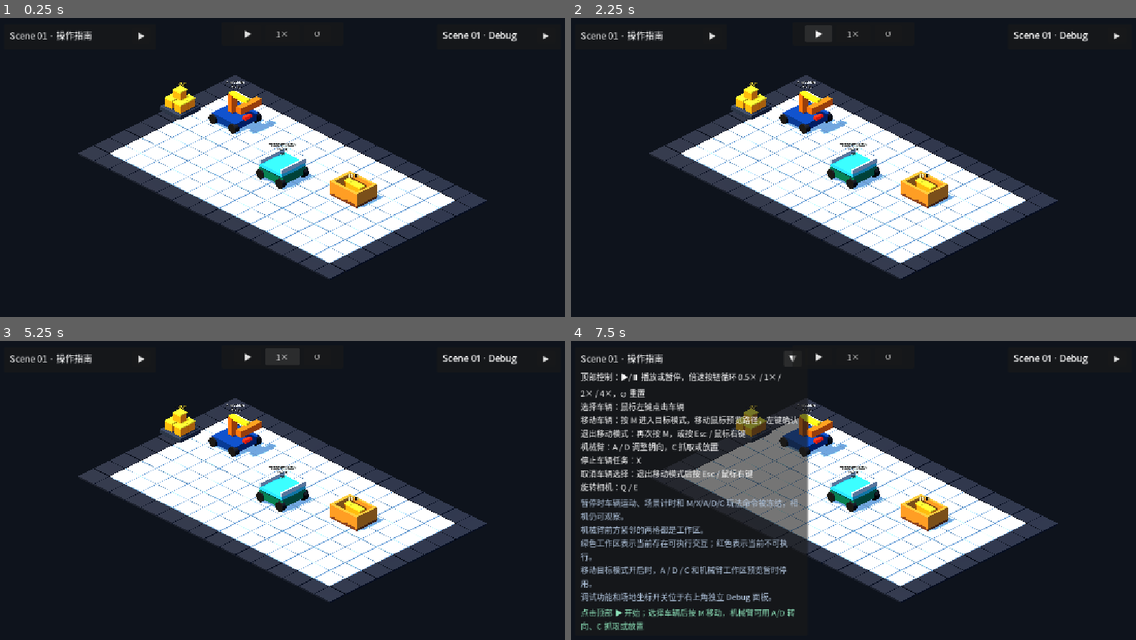
Above: before the commit, frames 1-4 (two rows, left to right).
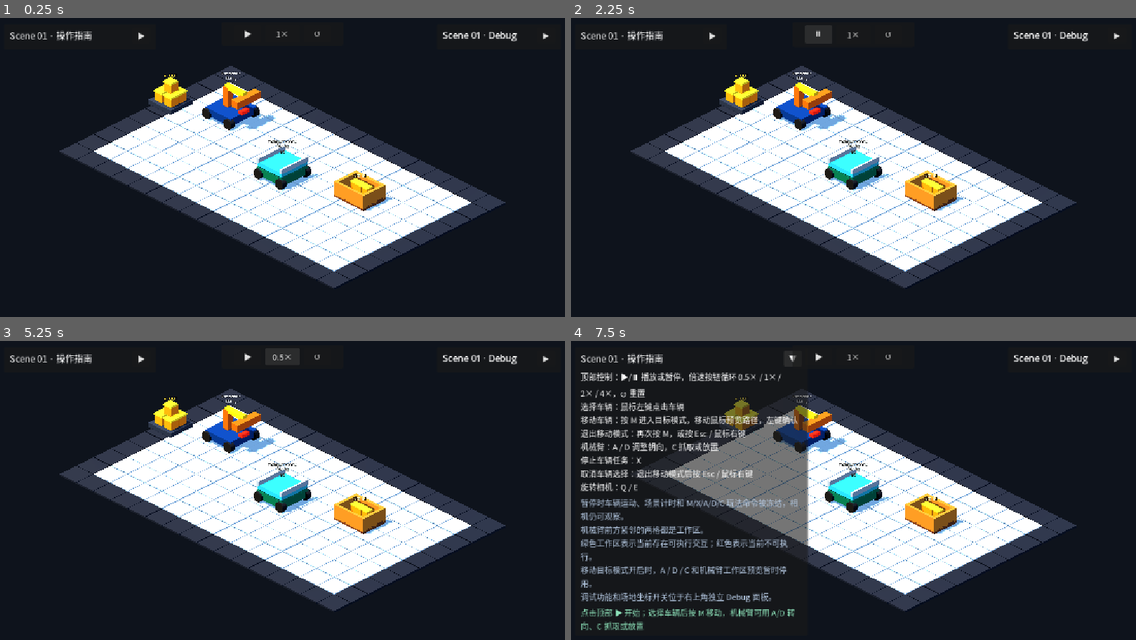
Above: after the commit, the same moments.

Repository: Ri0n72Y/automata
Game: Godot game, scene res://scenes/scene_01/scene_01_basic_packing.tscn
Same seed, same stepped clock (60 frames per second), same inputs: the game is played once before the commit and once after it.
Inputs:
- Up to frame 1 (0.25 s): no input
- Up to frame 2 (2.25 s): click "▶" at 0.5 s; click "▼" at 1.25 s; click "▶" at 2 s
- Up to frame 3 (5.25 s): click "▶" (after the commit: "⏸") at 2.75 s; click "1×" at 3.5 s; click "1×" (after the commit: "2×") at 4.25 s; click "1×" (after the commit: "4×") at 5 s
- Up to frame 4 (7.5 s): click "1×" (after the commit: "0.5×") at 5.75 s; click "↺" at 6.5 s; click "▶" at 7.25 s

The runs differ from the first frame. In frame 1, 12% of the frame differs, in the area x 10-90%, y 16-91%; in frame 2, 12%, in the area x 10-90%, y 4-91%; in frame 3, 12%; in frame 4, 10%.
Error before the commit: Parse Error: Too many arguments for "reset()" call. Expected at most 0 but received 1. (res://scripts/scene_01/scene_01_mission_controller.gd:39)

Commit message:
[codex]refactor(scene-01): keep lifecycle projection in mission controller

Diff:
--- a/scripts/scene_01/scene_01_mission_controller.gd
+++ b/scripts/scene_01/scene_01_mission_controller.gd
@@ -12,14 +12,16 @@
 
 
 func _ready() -> void:
-	_connect_mission_signals()
+	_mission_state.completed.connect(_on_mission_completed)
 	super._ready()
 	_bind_standard_box()
 	_evaluate_mission_completion()
 
 
 func get_mission_state() -> int:
-	return int(_mission_state.get_state(get_lifecycle_state()))
+	if _mission_state.is_completed():
+		return MissionStateScript.State.COMPLETED
+	return _project_lifecycle_state(get_lifecycle_state())
 
 
 func is_mission_completed() -> bool:
@@ -36,11 +38,20 @@
 
 func _on_lifecycle_state_changed(previous_state: int, current_state: int) -> void:
 	if current_state == LifecycleStateScript.State.READY and _mission_state.is_completed():
-		_mission_state.reset(current_state)
+		_mission_state.reset()
+		mission_state_changed.emit(
+			MissionStateScript.State.COMPLETED,
+			MissionStateScript.State.READY
+		)
 		super._on_lifecycle_state_changed(previous_state, current_state)
 		return
+
 	super._on_lifecycle_state_changed(previous_state, current_state)
-	_mission_state.handle_lifecycle_state_changed(previous_state, current_state)
+	if not _mission_state.is_completed():
+		var previous_mission_state := _project_lifecycle_state(previous_state)
+		var current_mission_state := _project_lifecycle_state(current_state)
+		if previous_mission_state != current_mission_state:
+			mission_state_changed.emit(previous_mission_state, current_mission_state)
 	if current_state == LifecycleStateScript.State.RUNNING:
 		_evaluate_mission_completion()
 
@@ -50,19 +61,16 @@
 	if _standard_box == null:
 		push_error("Scene 01 mission requires StandardBox.")
 		return
-	var count_callable := Callable(self, "_on_standard_box_count_changed")
-	if not _standard_box.count_changed.is_connected(count_callable):
-		_standard_box.count_changed.connect(count_callable)
+	_standard_box.count_changed.connect(_on_standard_box_count_changed)
 
 
 func _evaluate_mission_completion() -> void:
-	if _standard_box == null:
+	if _standard_box == null or not is_gameplay_running():
 		return
 	_mission_state.try_complete(
 		_standard_box.get_current_count(),
 		_standard_box.get_capacity(),
-		timer,
-		get_lifecycle_state()
+		timer
 	)
 
 
@@ -70,18 +78,19 @@
 	_evaluate_mission_completion()
 
 
-func _connect_mission_signals() -> void:
-	var state_callable := Callable(self, "_on_mission_state_changed")
-	if not _mission_state.state_changed.is_connected(state_callable):
-		_mission_state.state_changed.connect(state_callable)
-	var completed_callable := Callable(self, "_on_mission_completed")
-	if not _mission_state.completed.is_connected(completed_callable):
-		_mission_state.completed.connect(completed_callable)
+func _on_mission_completed(elapsed_time: float) -> void:
+	mission_state_changed.emit(
+		_project_lifecycle_state(get_lifecycle_state()),
+		MissionStateScript.State.COMPLETED
+	)
+	mission_completed.emit(elapsed_time)
 
 
-func _on_mission_state_changed(previous_state: int, current_state: int) -> void:
-	mission_state_changed.emit(previous_state, current_state)
-
-
-func _on_mission_completed(elapsed_time: float) -> void:
-	mission_completed.emit(elapsed_time)
+func _project_lifecycle_state(lifecycle_state: int) -> int:
+	match lifecycle_state:
+		LifecycleStateScript.State.RUNNING:
+			return MissionStateScript.State.RUNNING
+		LifecycleStateScript.State.PAUSED:
+			return MissionStateScript.State.PAUSED
+		_:
+			return MissionStateScript.State.READY
